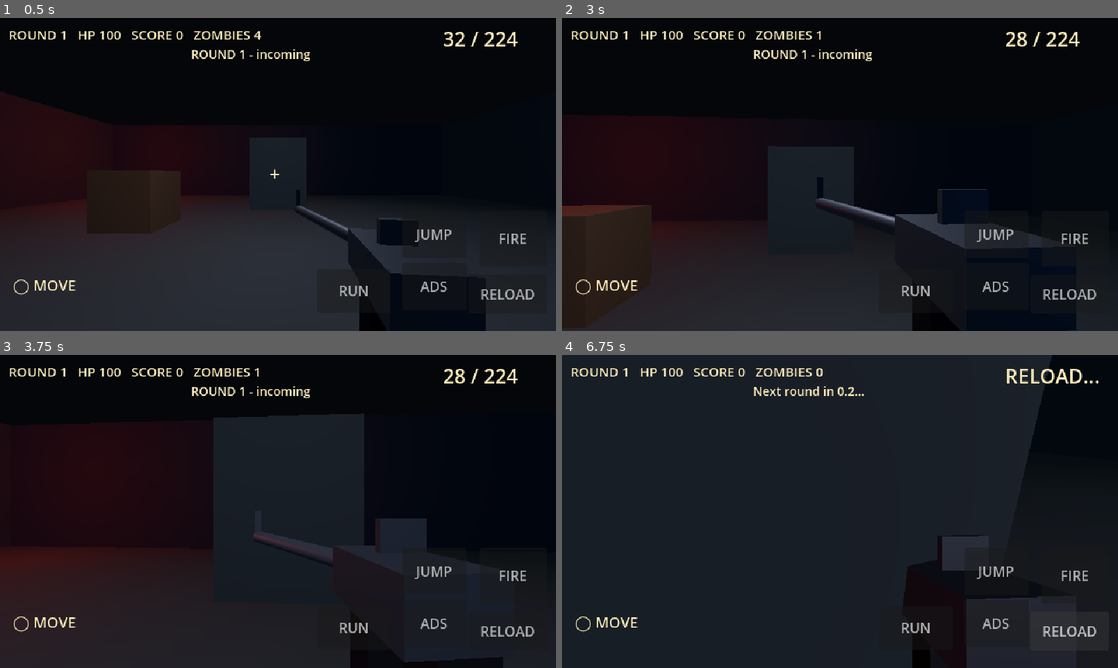
Above: before the commit, frames 1-4 (two rows, left to right).
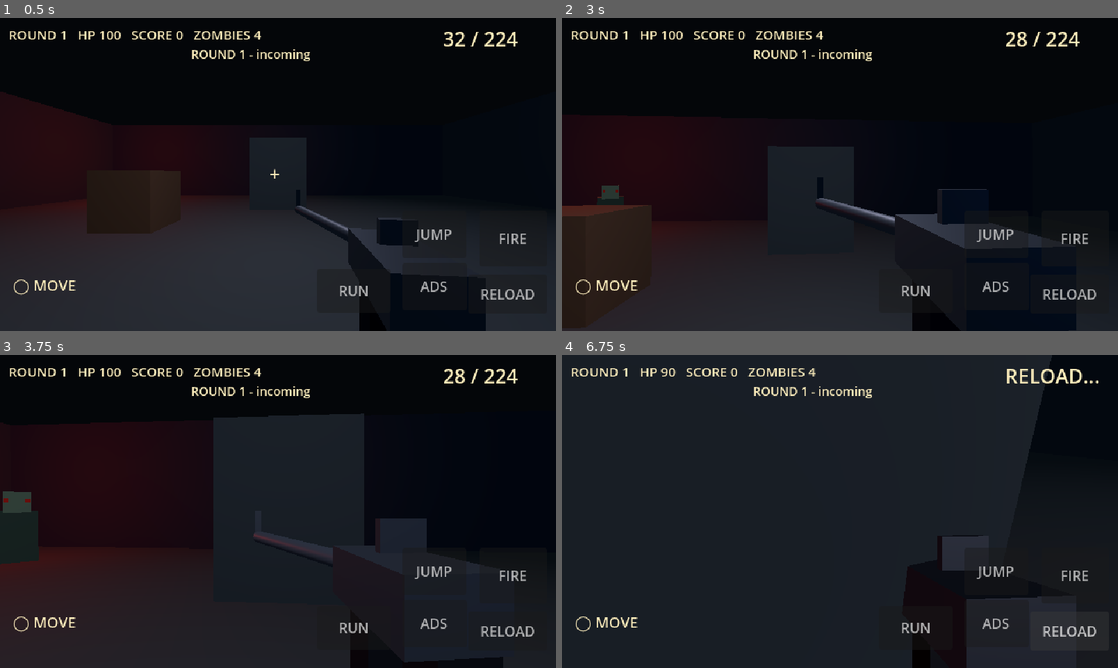
Above: after the commit, the same moments.

Repository: 1993velezpadilla-source/ZOMBIES-2026
Game: Godot game, scene res://scenes/Main.tscn
Two runs of this game, one before a commit and one after it. Both use one fixed random seed, a clock stepped at 60 frames per second and the inputs below.
Inputs (mouse positions are in pixels of both pictures, inside the frame that each line leads up to):
- Up to frame 1 (0.5 s): no input
- Up to frame 2 (3 s): click "FIRE" at 0.5 s; click "ADS" at 1.25 s; click "JUMP" at 2 s; tap Enter at 2.75 s; move the mouse to (867, 174) at 2.77 s; hold W (move_forward) from 2.78 s (still down); hold Shift (sprint) from 2.78 s (still down); click (867, 174) at 2.92 s
- Up to frame 3 (3.75 s): keep holding W (move_forward); tap Space (jump) at 3.02 s; move the mouse to (250, 511) at 3.52 s; release Shift (sprint) at 3.53 s; tap Shift (sprint) at 3.6 s
- Up to frame 4 (6.75 s): tap Space (jump) at 3.77, 6.02 s; move the mouse to (851, 505) at 4.27 s; hold Shift (sprint) 4.28-5 s; release W (move_forward) at 5 s; click "RUN" at 5 s; move the mouse to (834, 517) at 5.77 s; hold W (move_forward) 5.78-6.5 s; tap Shift (sprint) at 5.85 s; click (834, 517) at 5.92 s; click "RELOAD" at 6.5 s

Frame 1 is identical in both runs. In frame 2, 0.2% of the frame differs, in the area x 6-47%, y 4-58%; in frame 3, 1.1%, in the area x 0-47%, y 4-67%; in frame 4, 0.9%.
Error before the commit: Parse Error: Cannot infer the type of "toward" variable because the value doesn't have a set type. (res://scripts/zombie.gd:43)

Commit message:
fix: explicitly type zombie pursuit math to satisfy GDScript parser

Diff:
--- a/pixel_zombies_godot/scripts/zombie.gd
+++ b/pixel_zombies_godot/scripts/zombie.gd
@@ -40,11 +40,11 @@
         velocity.z = 0
         return
     attack_time = maxf(0.0, attack_time - delta)
-    var toward := target.global_position - global_position
+    var toward: Vector3 = target.global_position - global_position
     toward.y = 0
-    var distance := toward.length()
+    var distance: float = toward.length()
     if distance > 1.25:
-        var direction := toward.normalized()
+        var direction: Vector3 = toward.normalized()
         velocity.x = direction.x * WALK_SPEED
         velocity.z = direction.z * WALK_SPEED
         rotation.y = atan2(-direction.x, -direction.z)
